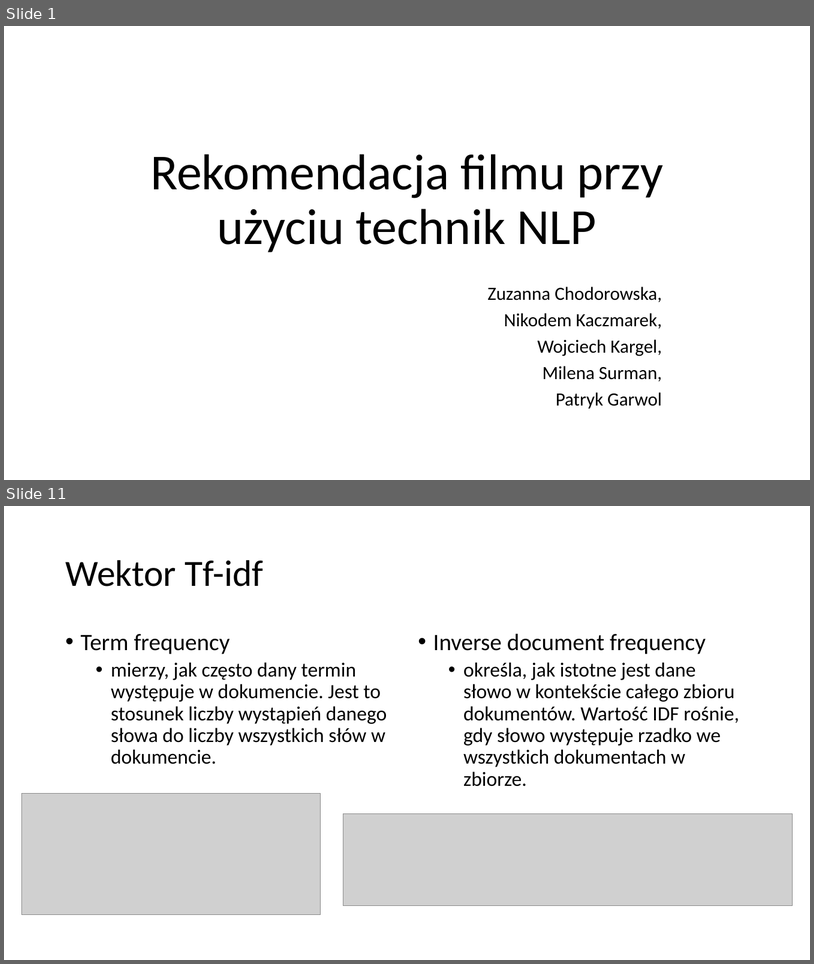
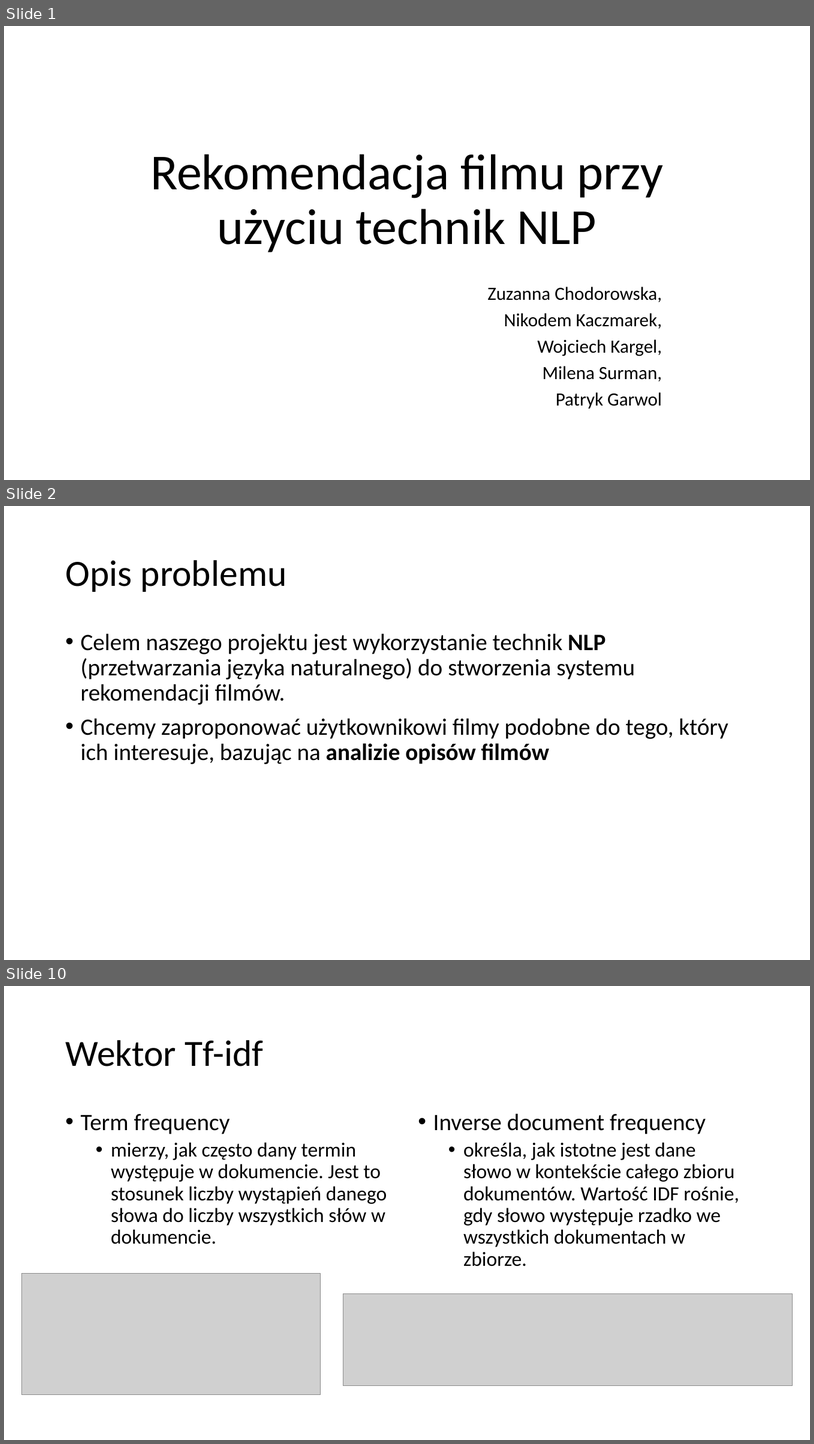
Before and after one commit to pgarwol/MovieRecommender, a slide deck: RekomendacjaFilmu.pptx. Shown one above the other, each under a label of ours: slides 1 and 11 before the commit, slides 1, 2 and 10 after it; the slides between them are not shown. The pictures are 814x964 and 814x1444 pixels, drawn with LibreOffice and Linux fonts; fonts in the diff are those of the drawing; grey boxes stand for pictures. Boxes give left, top, right and bottom in pixels: in the first picture for what was removed or moved away, otherwise in the second. Text is boxed around its words. In the diff, an @@ line names an element or a change of style, - is before the commit and + after.

```diff
--- a/RekomendacjaFilmu.pptx
+++ b/RekomendacjaFilmu.pptx
@@ slide 2 added at <box>4,506,810,960</box>, background #FFFFFF @@
@@ title added at <box>65,560,287,592</box>, 44 pt, text #000000 @@
+Opis problemu
@@ text added at <box>81,633,728,764</box>, 28 pt, text #000000 @@
+• Celem naszego projektu jest wykorzystanie technik NLP (przetwarzania języka naturalnego) do stworzenia systemu rekomendacji filmów.
+• Chcemy zaproponować użytkownikowi filmy podobne do tego, który ich interesuje, bazując na analizie opisów filmów
@@ what was slide 11 is now slide 10 @@
```
Also in this commit, not shown: 8 slides changed, 5 other slides added, 7 slides removed.
